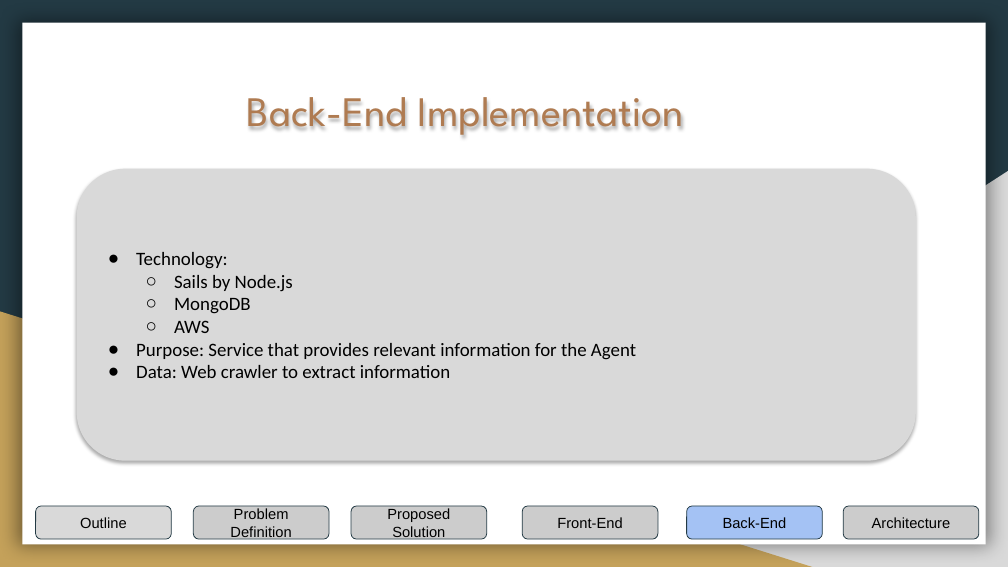
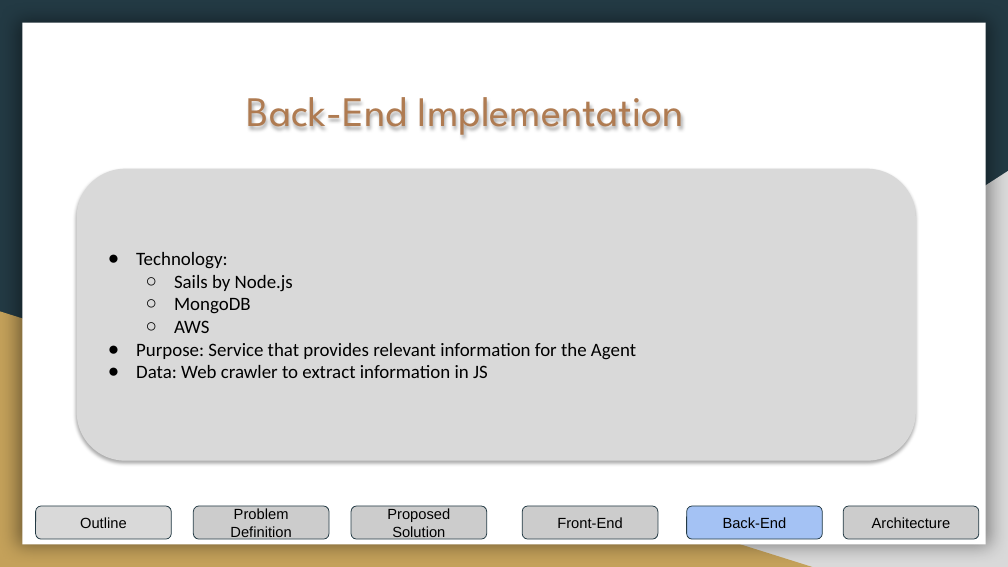
Before and after one commit to rohitjose/Chatbot, a slide deck: slide 7 of comp9323-presentation.pptx. Drawn at 1008x567 pixels with LibreOffice and Linux fonts; fonts in the diff are those of the drawing. Boxes give left, top, right and bottom in pixels: in the first picture for what was removed or moved away, otherwise in the second. Text is boxed around its words. In the diff, an @@ line names an element or a change of style, - is before the commit and + after.

```diff
--- a/comp9323-presentation.pptx
+++ b/comp9323-presentation.pptx
@@ text in rounded rectangle at [136, 365, 488, 378]: text changed @@
-● Data: Web crawler to extract information
+● Data: Web crawler to extract information in JS
```
Also in this commit, not shown: 2 other slides changed, 1 slide added.
